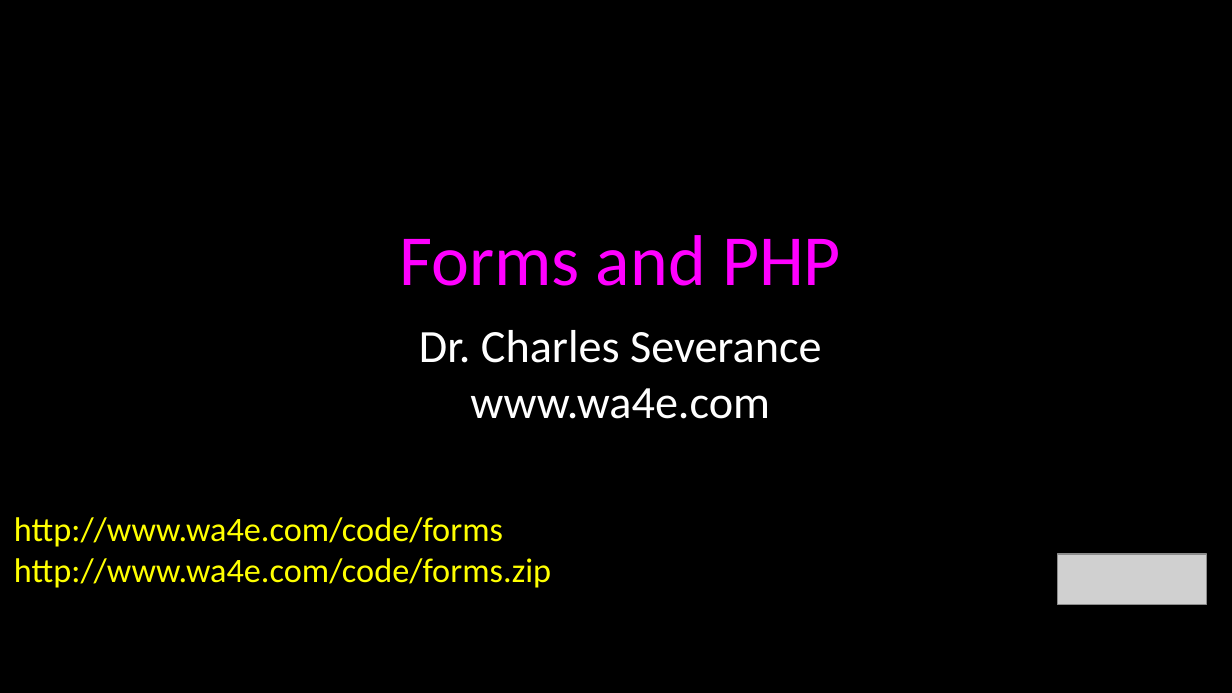
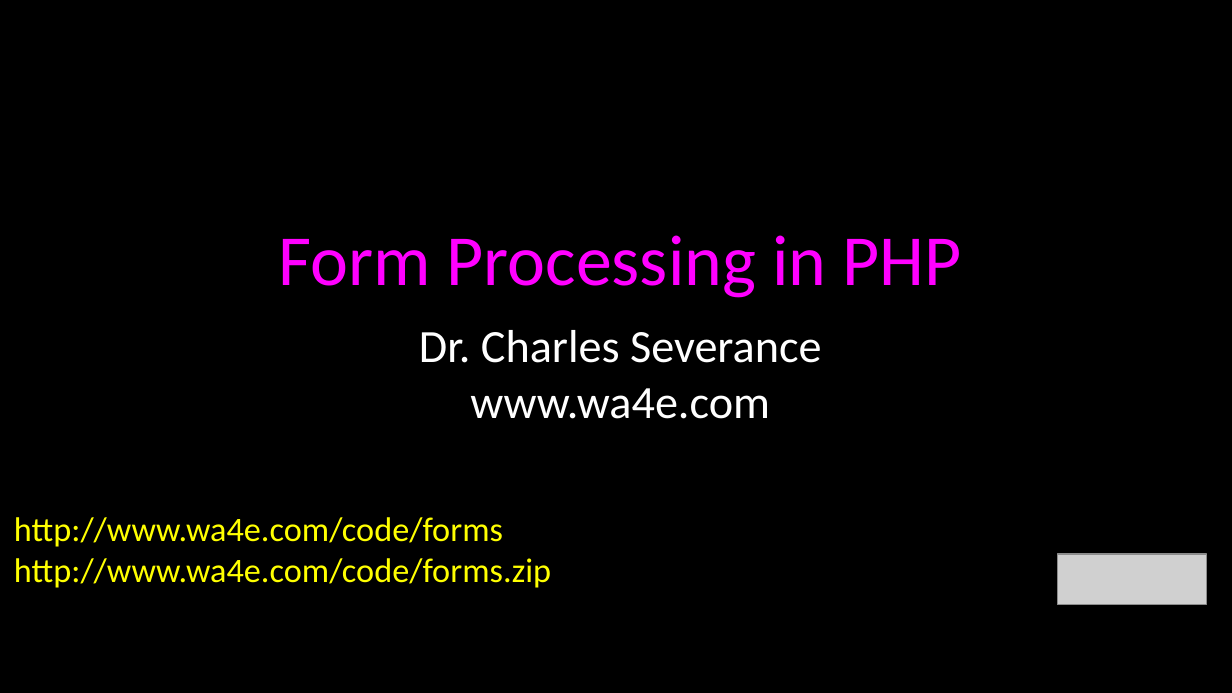
Before and after one commit to csev/wa4e, a slide deck: slide 1 of lectures/PHP-04-Forms.ppt. Drawn at 1232x693 pixels with LibreOffice and Linux fonts; fonts in the diff are those of the drawing; grey boxes stand for pictures. Boxes give left, top, right and bottom in pixels: in the first picture for what was removed or moved away, otherwise in the second. Text is boxed around its words. In the diff, an @@ line names an element or a change of style, - is before the commit and + after.

```diff
--- a/lectures/PHP-04-Forms.ppt
+++ b/lectures/PHP-04-Forms.ppt
@@ title at (278,235,962,298): text changed @@
-Forms and PHP
+Form Processing in PHP
```
Also in this commit, not shown: 1 other slide changed, 4 other files.
